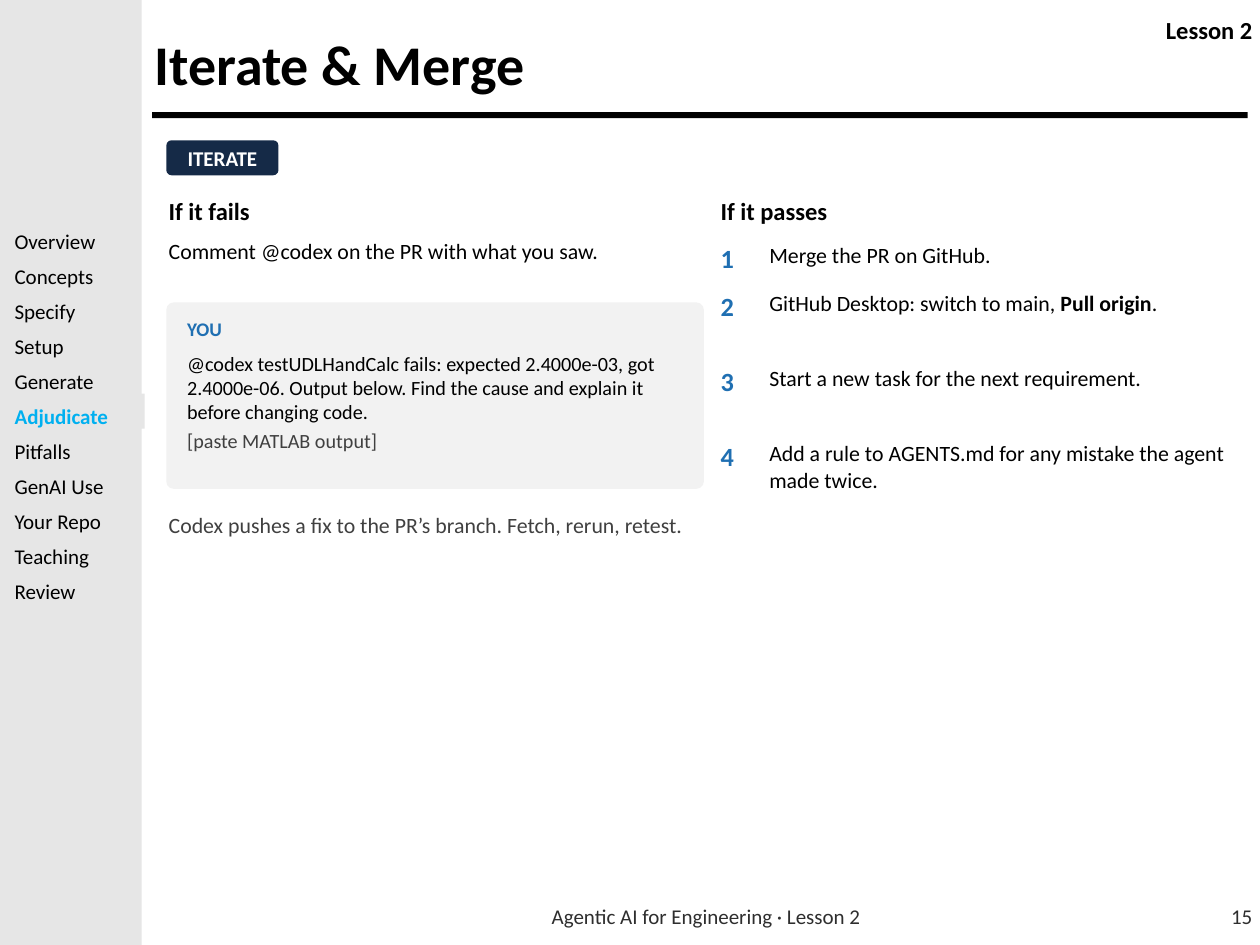
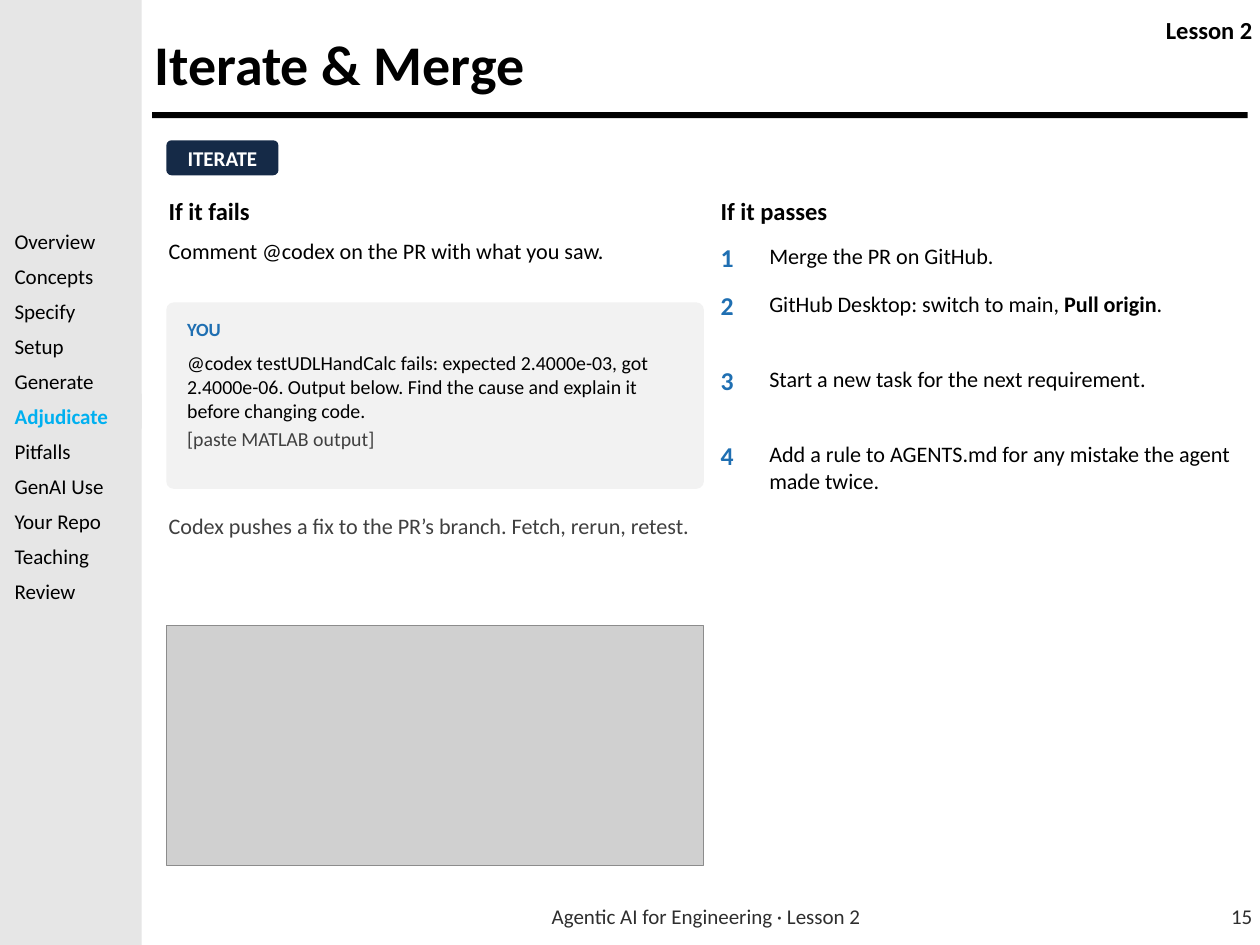
Before and after one commit to usafa-dfas/Agentic-AI-for-Engineering, a slide deck: slide 15 of Lesson Material/LSN 2 - Introduction to Agentic AI for Coding/Agentic_AI_for_Engineering_Lesson_2.pptx. Drawn at 1260x945 pixels with LibreOffice and Linux fonts; fonts in the diff are those of the drawing; grey boxes stand for pictures; background and template pictures are left out. Boxes give left, top, right and bottom in pixels: in the first picture for what was removed or moved away, otherwise in the second. Text is boxed around its words. In the diff, an @@ line names an element or a change of style, - is before the commit and + after.

```diff
--- a/Lesson Material/LSN 2 - Introduction to Agentic AI for Coding/Agentic_AI_for_Engineering_Lesson_2.pptx
+++ b/Lesson Material/LSN 2 - Introduction to Agentic AI for Coding/Agentic_AI_for_Engineering_Lesson_2.pptx
@@ text "YOU" at bbox=[187, 324, 221, 336]: size 16.5 to 16 pt @@
@@ text "@codex testUDLHandCalc fails: expected 2.4000e-03, ..." at bbox=[187, 356, 648, 449]: size 17.2 to 17 pt @@
@@ size 18.8 to 19 pt in 6 elements at bbox=[169, 243, 603, 263], bbox=[169, 518, 689, 538], bbox=[769, 248, 993, 268], bbox=[769, 296, 1163, 316], bbox=[769, 371, 1145, 391], bbox=[769, 446, 1230, 489] @@
@@ picture added at bbox=[166, 626, 704, 865] @@
```
Also in this commit, not shown: 17 other slides changed, 3 other files.
